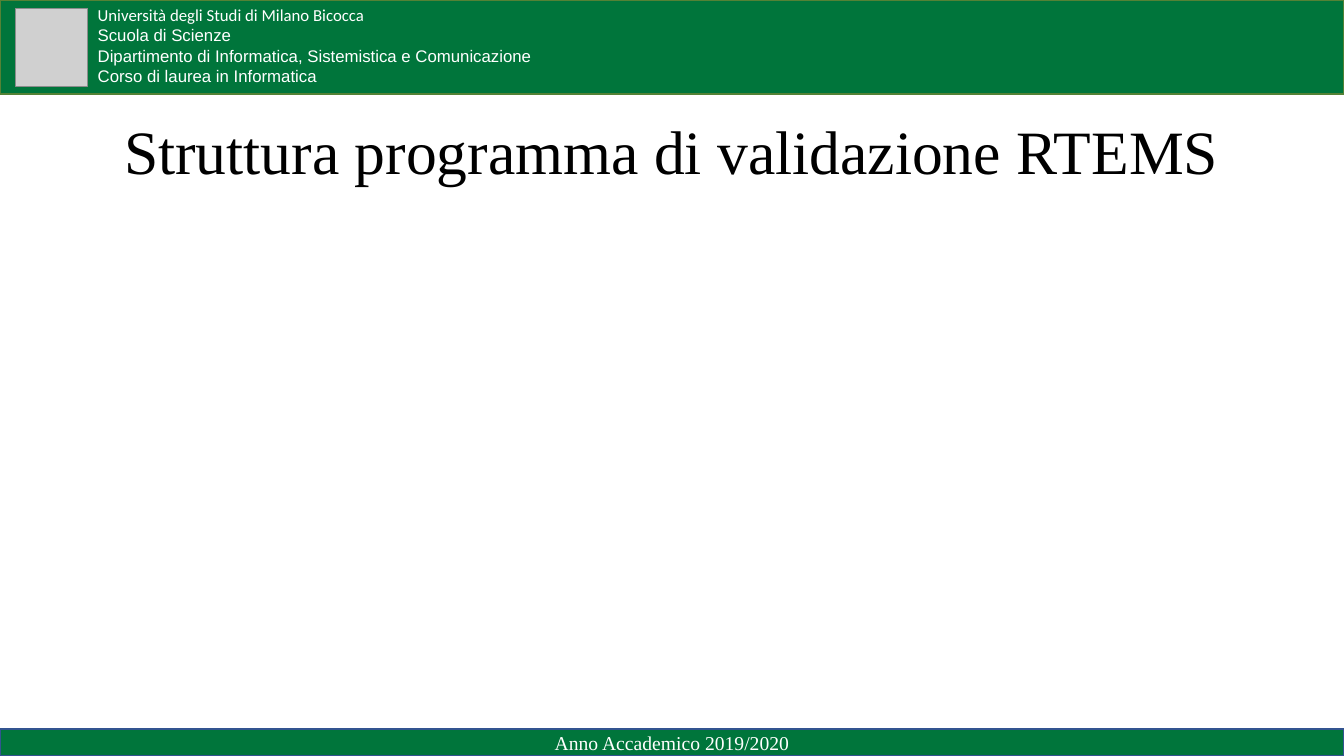
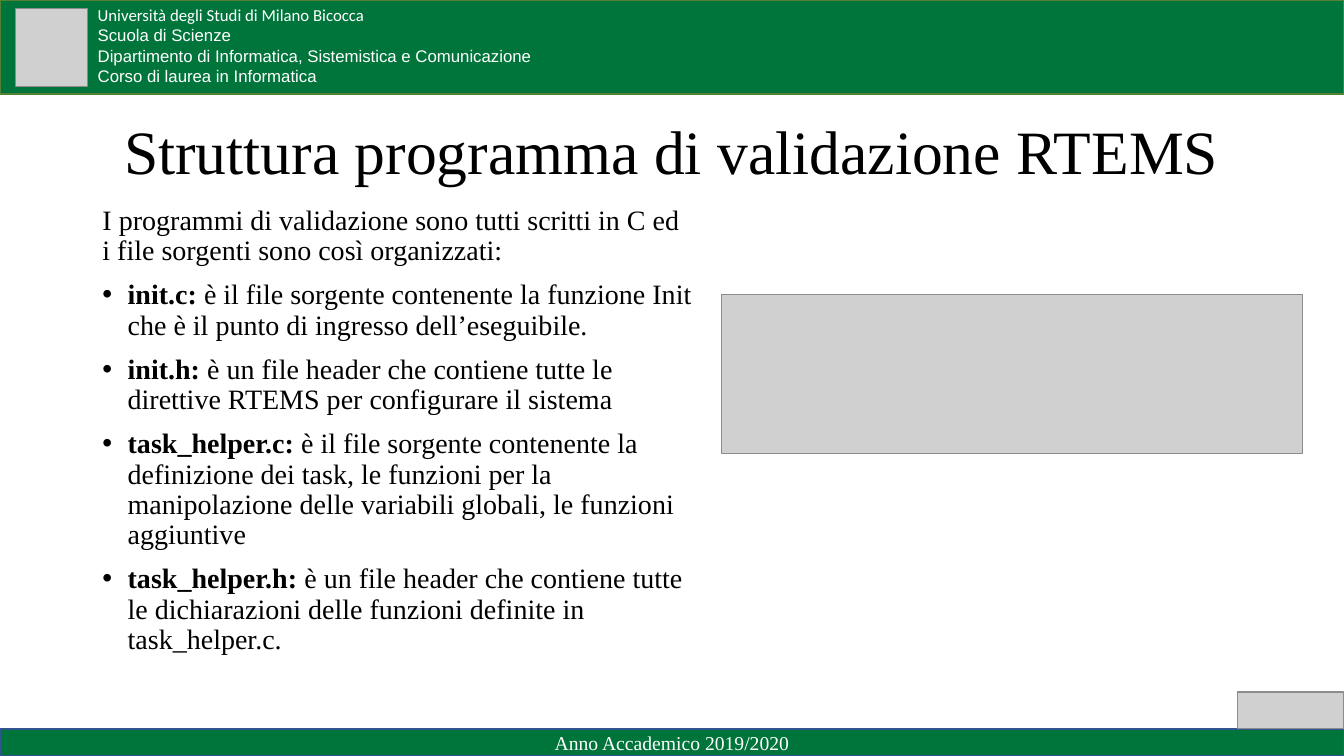
Before and after one commit to Zetlark28/RTEMS-Rpi3B, a slide deck: slide 6 of Presentazione/Presentazione LT.pptx (slide 7 before the commit). Drawn at 1344x756 pixels with LibreOffice and Linux fonts; fonts in the diff are those of the drawing; grey boxes stand for pictures. Boxes give left, top, right and bottom in pixels: in the first picture for what was removed or moved away, otherwise in the second. Text is boxed around its words. In the diff, an @@ line names an element or a change of style, - is before the commit and + after.

```diff
--- a/Presentazione/Presentazione LT.pptx
+++ b/Presentazione/Presentazione LT.pptx
@@ text added at <box>102,210,691,654</box>, 20 pt, text #000000 @@
+I programmi di validazione sono tutti scritti in C ed i file sorgenti sono così organizzati:
+• init.c: è il file sorgente contenente la funzione Init che è il punto di ingresso dell’eseguibile.
+• init.h: è un file header che contiene tutte le direttive RTEMS per configurare il sistema
+• task_helper.c: è il file sorgente contenente la definizione dei task, le funzioni per la manipolazione delle variabili globali, le funzioni aggiuntive
+• task_helper.h: è un file header che contiene tutte le dichiarazioni delle funzioni definite in task_helper.c.
@@ picture added at <box>722,295,1303,454</box> @@
@@ picture added at <box>1238,692,1344,729</box> @@
```
Also in this commit, not shown: 11 other slides changed, 1 slide removed, 6 other files.
